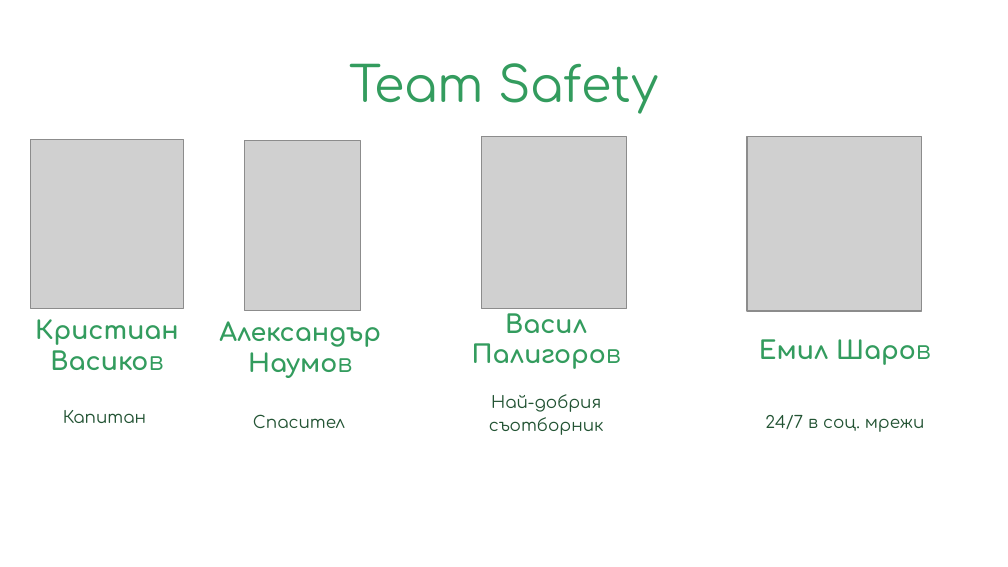
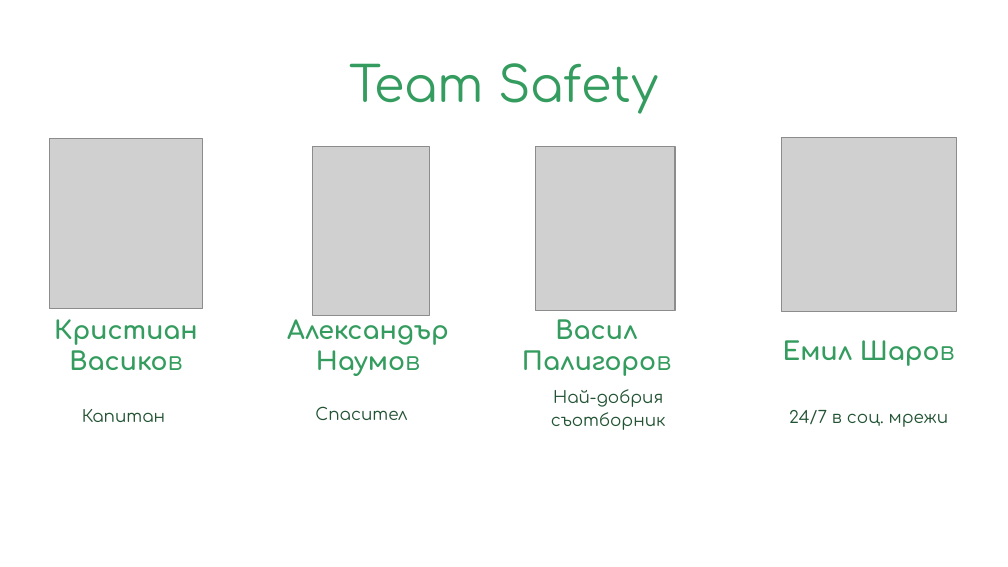
Before and after one commit to kiko1134/Safety, a slide deck: slide 7 of EcoOffice.pptx. Drawn at 1008x567 pixels with LibreOffice and Linux fonts; fonts in the diff are those of the drawing; grey boxes stand for pictures; background and template pictures are left out. Boxes give left, top, right and bottom in pixels: in the first picture for what was removed or moved away, otherwise in the second. Text is boxed around its words. In the diff, an @@ line names an element or a change of style, - is before the commit and + after.

```diff
--- a/EcoOffice.pptx
+++ b/EcoOffice.pptx
@@ picture: place and size @@
-picture at box(244, 141, 361, 310)
+picture at box(312, 146, 429, 316)
@@ picture: place and size @@
-picture at box(481, 136, 627, 308)
+picture at box(535, 146, 674, 310)
@@ picture: place and size @@
-picture at box(747, 136, 921, 310)
+picture at box(781, 137, 956, 311)
@@ text "Александър Наумов" rewrapped from box(219, 321, 381, 378) to box(287, 310, 449, 376) @@
@@ text "Bасил Палигоров": place and size @@
-text "Bасил Палигоров" at box(472, 304, 621, 369)
+text "Bасил Палигоров" at box(522, 310, 671, 376)
@@ text "Емил Шаров": place and size @@
-text "Емил Шаров" at box(759, 339, 931, 365)
+text "Емил Шаров" at box(783, 340, 955, 366)
@@ text "Най-добрия съотборник": place and size @@
-text "Най-добрия съотборник" at box(489, 394, 604, 435)
+text "Най-добрия съотборник" at box(551, 389, 666, 430)
@@ 2 texts, 1 picture: place and size @@
-2 texts, 1 picture at box(31, 139, 183, 423)
+2 texts, 1 picture at box(49, 139, 202, 422)
@@ text "Спасител": place and size @@
-text "Спасител" at box(253, 414, 345, 428)
+text "Спасител" at box(315, 406, 407, 420)
@@ text "24/7 в соц. мрежи": place and size @@
-text "24/7 в соц. мрежи" at box(765, 415, 925, 432)
+text "24/7 в соц. мрежи" at box(789, 410, 949, 427)
```
Also in this commit, not shown: 1 other slide changed.
